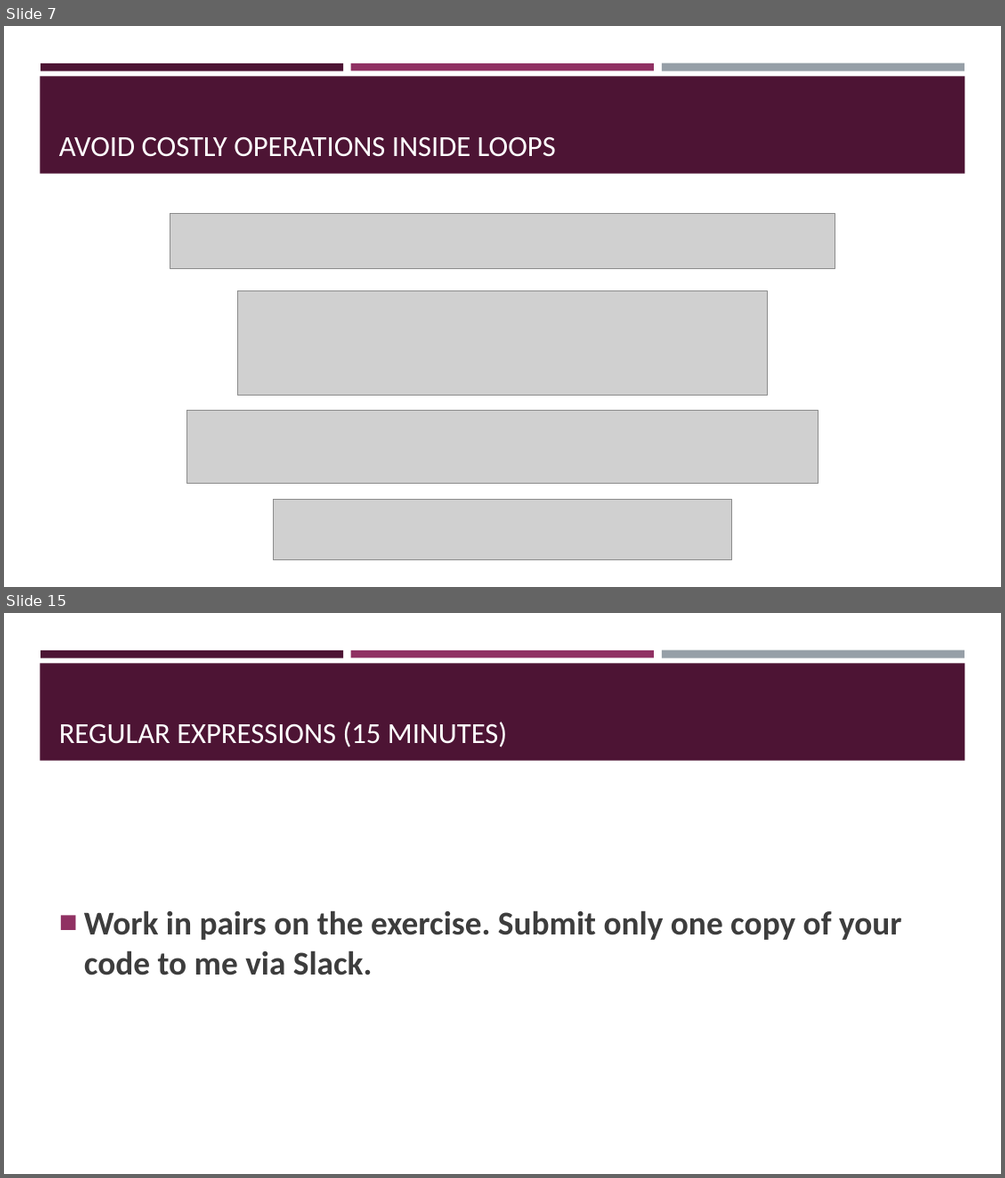
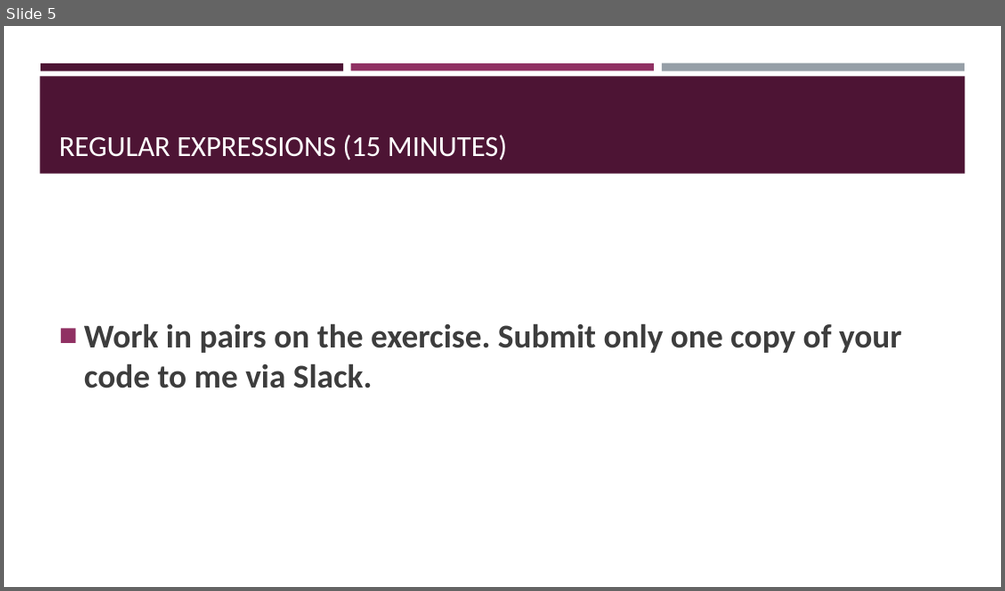
Before and after one commit to VarunDS/dso-599-text-analytics-nlp, a slide deck: week4/slides.pptx. Shown one above the other, each under a label of ours: slides 7 and 15 before the commit, slide 5 after it; the slides between them are not shown. The pictures are 1005x1178 and 1005x591 pixels, drawn with LibreOffice and Linux fonts; fonts in the diff are those of the drawing; grey boxes stand for pictures. Boxes give left, top, right and bottom in pixels: in the first picture for what was removed or moved away, otherwise in the second. Text is boxed around its words. In the diff, an @@ line names an element or a change of style, - is before the commit and + after.

```diff
--- a/week4/slides.pptx
+++ b/week4/slides.pptx
@@ slide 7 removed at (4, 26, 1001, 587), background #FFFFFF; not listed: 4 template elements that a slide beside it also shows @@
@@ title removed at (59, 136, 556, 157) @@
-AVOID COSTLY OPERATIONS INSIDE LOOPS
@@ picture removed at (170, 214, 834, 268) @@
@@ picture removed at (237, 290, 768, 394) @@
@@ picture removed at (187, 410, 817, 483) @@
@@ picture removed at (273, 499, 732, 560) @@
@@ what was slide 15 is now slide 5 @@
```
Also in this commit, not shown: 4 slides changed, 9 other slides removed, 3 other files.
